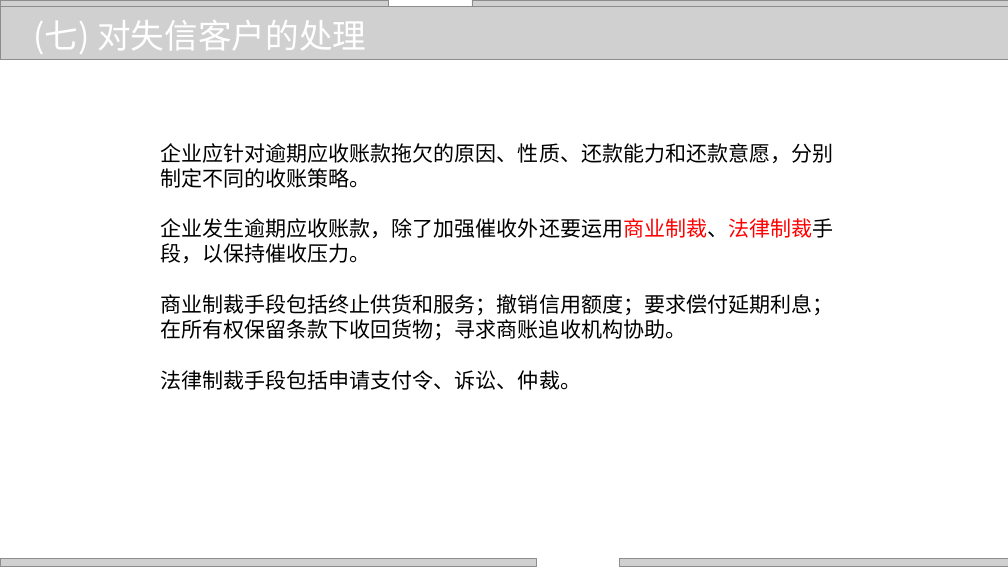
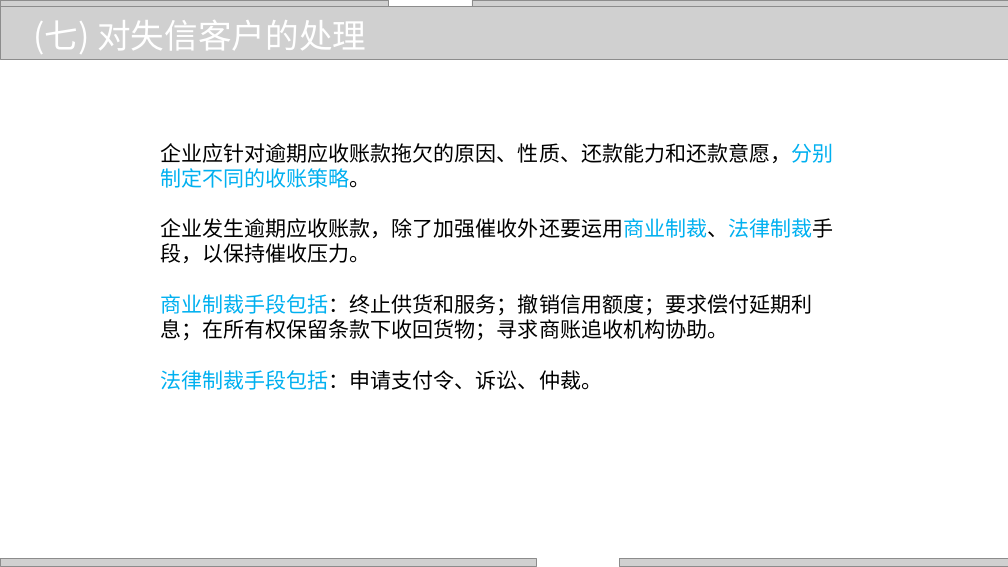
Before and after one commit to zhangjianzhang/internet_credit, a slide deck: slide 31 of files/slides/lecture_11.pptx. Drawn at 1008x567 pixels with LibreOffice and Linux fonts; fonts in the diff are those of the drawing; grey boxes stand for pictures; background and template pictures are left out. Boxes give left, top, right and bottom in pixels: in the first picture for what was removed or moved away, otherwise in the second. Text is boxed around its words. In the diff, an @@ line names an element or a change of style, - is before the commit and + after.

```diff
--- a/files/slides/lecture_11.pptx
+++ b/files/slides/lecture_11.pptx
@@ text at box(160, 143, 833, 263): text colour #000000 to #00B0F0 in "企业应针对逾期应收账款拖欠的原因、性质、还款能力和还款意愿，分别制定不同的收账策略。"; text colour #FF0000 to #00B0F0 in "企业发生逾期应收账款，除了加强催收外还要运用商业制裁、法律制裁手段，以保持催收压力。" @@
@@ text at box(160, 294, 812, 390): text changed @@
-商业制裁手段包括终止供货和服务；撤销信用额度；要求偿付延期利息；在所有权保留条款下收回货物；寻求商账追收机构协助。
-法律制裁手段包括申请支付令、诉讼、仲裁。
+商业制裁手段包括：终止供货和服务；撤销信用额度；要求偿付延期利息；在所有权保留条款下收回货物；寻求商账追收机构协助。
+法律制裁手段包括：申请支付令、诉讼、仲裁。
```
Also in this commit, not shown: 23 other slides changed, 5 other files.
